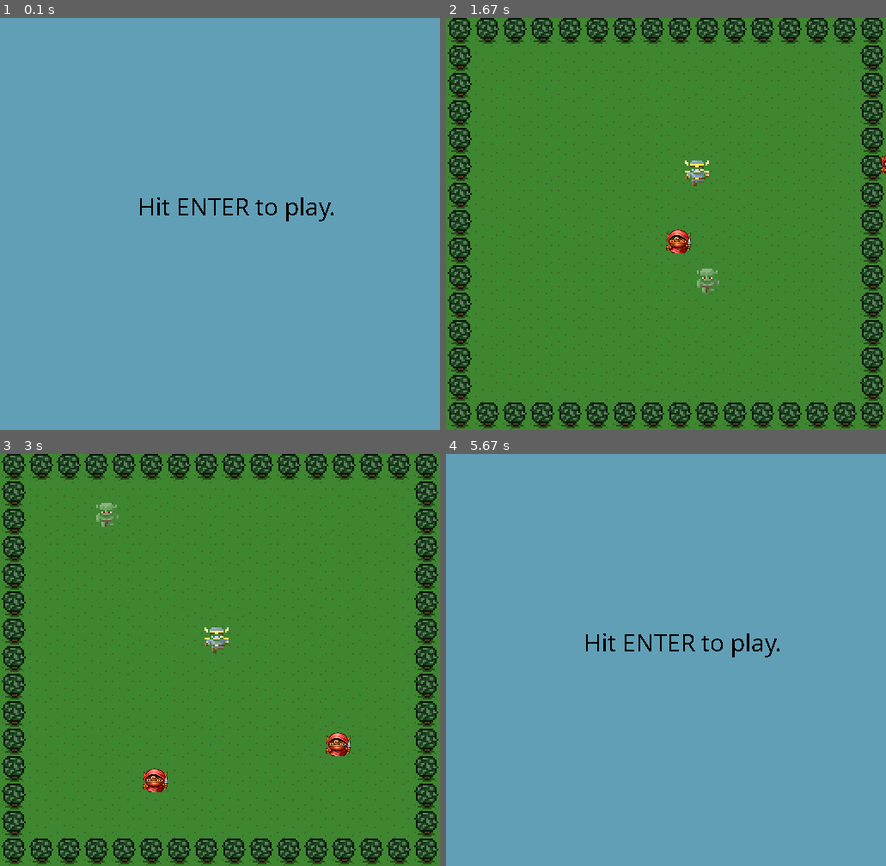
Above: before the commit, frames 1-4 (two rows, left to right).
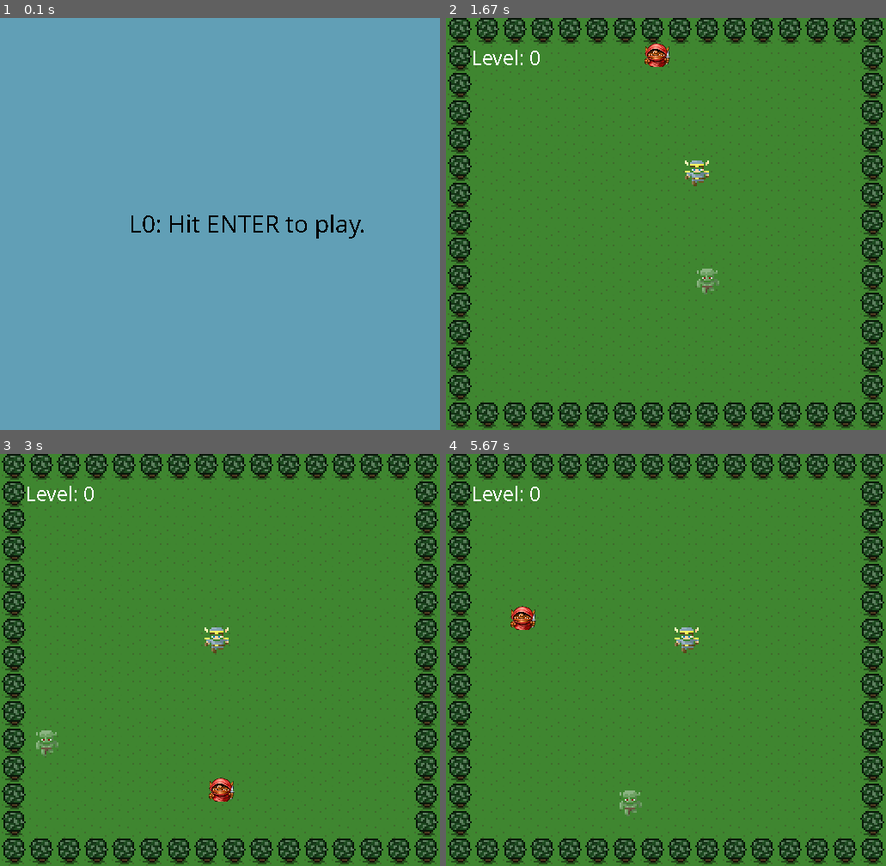
Above: after the commit, the same moments.

Repository: jjspetz/PyGames
Game: pygame game, started from catch_the_monster.py
The game is run twice, just before and just after one commit, with the same random seed, the same clock (stepped at 60 frames per second) and the same inputs.
Inputs:
- Up to frame 1 (0.1 s): no input
- Up to frame 2 (1.67 s): tap Enter at 0.33 s; hold D 0.67-1.13 s; hold W 1.17-1.47 s; hold D from 1.5 s (still down)
- Up to frame 3 (3 s): release D at 1.97 s; hold A 2-2.53 s; hold S 2.57-2.87 s; hold A from 2.9 s (still down)
- Up to frame 4 (5.67 s): release A at 3.3 s; hold W 3.33-3.7 s; hold D 3.73-4.37 s; hold S 4.4-4.77 s; hold A 4.8-5.27 s; hold D from 5.3 s (still down)

The runs differ from the first frame. In frame 1, 1.0% of the frame differs, in the area x 29-83%, y 43-54%; in frame 2, 0.7%; in frame 3, 1.3%; in frame 4, 100%, in the area x 0-100%, y 0-100%.

Commit message:
levels added

Diff:
--- a/catch_the_monster.py
+++ b/catch_the_monster.py
@@ -2,7 +2,7 @@
 
 '''
 This is my first attempt at using py-game.
-The object of the game it to catch the monster while avoiding his minions
+The object of the game it to catch the monster while avoiding his goblin minions
 '''
 
 import pygame, sys, random, math
@@ -21,7 +21,8 @@
 
 # checks if the hero has caught the monster
 def crash_check(mon_pos, hero_pos):
-    dist_apart = math.sqrt((mon_pos[0] - hero_pos[0])**2) + math.sqrt((mon_pos[1] - hero_pos[1])**2)
+    dist_apart = math.sqrt((mon_pos[0] - hero_pos[0])**2) \
+     + math.sqrt((mon_pos[1] - hero_pos[1])**2)
     if dist_apart < 32:
         pygame.mixer.music.stop()
         pygame.mixer.music.load('sounds/win.wav')
@@ -32,7 +33,8 @@
 
 def goblin_check(goblins, hero_pos):
     for goblin in goblins:
-        dist_apart = math.sqrt((goblin.pos[0] - hero_pos[0])**2) + math.sqrt((goblin.pos[1] - hero_pos[1])**2)
+        dist_apart = math.sqrt((goblin.pos[0] - hero_pos[0])**2) \
+        + math.sqrt((goblin.pos[1] - hero_pos[1])**2)
         if dist_apart < 32:
             pygame.mixer.music.stop()
             pygame.mixer.music.load('sounds/lose.wav')
@@ -41,7 +43,7 @@
     else:
         return False
 
-def menu_screen():
+def menu_screen(LEVEL):
     while True:
         screen.fill((97, 159, 182))
 
@@ -51,27 +53,57 @@
             elif event.type == pygame.KEYDOWN:
                 if event.key == K_ESCAPE:
                     sys.exit()
-                if event.key == K_RETURN:
-                    main()
+                elif event.key == K_RETURN:
+                    main(LEVEL)
+
+        text = "L" + str(LEVEL) + ": Hit ENTER to play."
 
         pygame.font.init()
         myfont = pygame.font.SysFont('Comic Sans MS', 30)
-        textsurface = myfont.render('Hit ENTER to play.', False, (0, 0, 0))
-        screen.blit(textsurface,(160,200))
+        textsurface = myfont.render(text, False, (0, 0, 0))
+        screen.blit(textsurface,(150,220))
 
         pygame.display.update()
         clock.tick(60)
 
-def main():
+def lose_screen():
+    while True:
+        screen.fill((219, 28, 44))
+
+        for event in pygame.event.get():
+            if event.type == pygame.QUIT:
+                sys.exit()
+            elif event.type == pygame.KEYDOWN:
+                if event.key == K_RETURN or event.key == K_ESCAPE or event.key == K_x:
+                    sys.exit()
+
+        text = "You Lose!"
+
+        pygame.font.init()
+        myfont = pygame.font.SysFont('Comic Sans MS', 30)
+        textsurface = myfont.render(text, False, (0, 0, 0))
+        screen.blit(textsurface,(195,220))
+
+        pygame.display.update()
+        clock.tick(60)
+
+def main(LEVEL):
     # create sprites and background
     hero = Hero('images/hero.png')
     monster = Sprite('images/monster.png')
     background = pygame.image.load('images/background.png')
+    LEVEL += 1
+
+    # prints current level to screen
+    text = "Level: " + str(LEVEL - 1)
+    pygame.font.init()
+    myfont = pygame.font.SysFont('Comic Sans MS', 25)
+
 
     # builds goblin list
     goblins = []
-    for i in range(random.randint(2,5)):
-        goblins.append(Goblin('images/goblin.png'))
+    for i in range(LEVEL):
+        goblins.append(Goblin('images/goblin.png', LEVEL))
 
 
     # load and start music
@@ -90,10 +122,9 @@
         # counts the iterations in the loop and switches movement for monster's
         # random love directions
         count += 1
-        if count == 0 or count % 90 == 0:
-            switch = random.randint(0,7)
 
         # script for handling hero movement via user keyboard commands
+        # This is left in the main loop for major UX improvement
         for event in pygame.event.get():
             if event.type == pygame.QUIT:
                 sys.exit()
@@ -126,20 +157,24 @@
         if heroy > HEIGHT -60:
             heroy = HEIGHT - 60
 
+        # updates icons etc. to the screen
         screen.blit(background, (0, 0))
         hero.move(herox, heroy, screen)
-        monster.move(switch, screen, WIDTH, HEIGHT)
-
+        monster.move(count, screen, WIDTH, HEIGHT)
+        # updates level text
+        textsurface = myfont.render(text, False, (255, 255, 255))
+        screen.blit(textsurface,(30,30))
+        # updates goblins on screen
         for goblin in goblins:
-            goblin.move(switch, screen, WIDTH, HEIGHT)
+            goblin.move(count, screen, WIDTH, HEIGHT)
 
         if crash_check(monster.pos, hero.pos):
-            menu_screen()
+            menu_screen(LEVEL)
         if goblin_check(goblins, hero.pos):
-            menu_screen()
+            lose_screen()
 
         pygame.display.update()
         clock.tick(60)
 
 if __name__ == "__main__":
-    menu_screen()
+    menu_screen(0)
--- a/characters.py
+++ b/characters.py
@@ -1,7 +1,5 @@
 '''
 To Do:
-    make goblins movement independent from one another
-
     add lifes and final death when lifes up
 
     add leader board
@@ -27,31 +25,35 @@
             print('An error has occurred while the game was rendering the image.')
             exit(0)
 
-    def move(self, switch, screen, width, height):
+    def move(self, count, screen, width, height):
         x = self.pos[0]
         y = self.pos[1]
 
+        if count == 0 or count % 90 == 0:
+            self.switch = random.randint(0,7)
+
         # script for monster's random movement
-        if switch == 0:
+        if self.switch == 0:
             x += 4 * self.speed
-        elif switch == 1:
+        elif self.switch == 1:
             x += 3 * self.speed
             y += 3 * self.speed
-        elif switch == 2:
+        elif self.switch == 2:
             x += -3 * self.speed
             y += 3 * self.speed
-        elif switch == 3:
+        elif self.switch == 3:
             x += -4 * self.speed
-        elif switch == 4:
+        elif self.switch == 4:
             y += 4 * self.speed
-        elif switch == 5:
+        elif self.switch == 5:
             x += 3 * self.speed
             y += -3 * self.speed
-        elif switch == 6:
+        elif self.switch == 6:
             x += -3 * self.speed
             y += -3 * self.speed
-        elif switch == 7:
+        elif self.switch == 7:
             y += -4 * self.speed
+
 
         # resets monster when it moves off the edge of the screen
         if self.pos[0] > width:
@@ -67,7 +69,7 @@
         self.render(screen)
 
 class Goblin(Sprite):
-    def __init__(self, filename):
+    def __init__(self, filename, LEVEL):
         self.img = pygame.image.load(filename)
         self.pos = random.choice(
             [[random.randint(20,100), random.randint(20,100)],
@@ -77,7 +79,12 @@
             )
         self.colorkey = [0, 0, 0]
         self.alpha = 255
-        self.speed = random.choice([0.3, 0.5, 0.7])
+        if LEVEL < 5:
+            self.speed = 0.4
+        elif LEVEL <= 8:
+            self.speed = 0.5
+        else:
+            self.speed = random.choice([0.5, 0.7])
 
 
 class Hero(Sprite):
